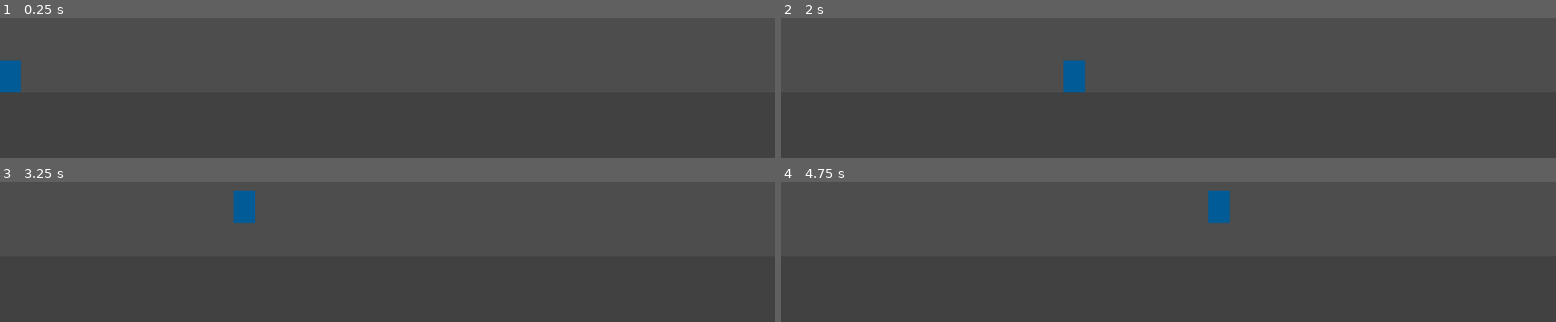
Above: before the commit, frames 1-4 (two rows, left to right).
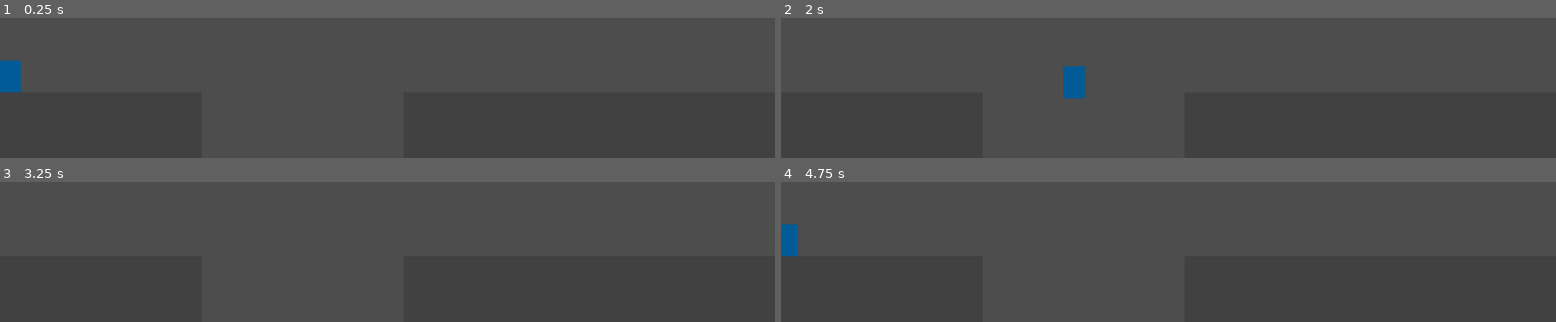
Above: after the commit, the same moments.

Repository: carlomontoyaph/platformer
Game: Godot game, scene res://scenes/main.tscn
The game is run twice, just before and just after one commit, with the same random seed, the same clock (stepped at 60 frames per second) and the same inputs.
Inputs:
- Up to frame 1 (0.25 s): no input
- Up to frame 2 (2 s): tap Enter at 0.5 s; hold D (move_right) from 0.53 s (still down); tap Space (jump) at 0.6, 0.77, 1.07, 1.35, 1.52, 1.82 s
- Up to frame 3 (3.25 s): release D (move_right) at 2.03 s; hold A (move_left) 2.03-2.78 s; tap Space (jump) at 2.1, 2.85, 3.02 s; hold D (move_right) from 2.78 s (still down)
- Up to frame 4 (4.75 s): tap Space (jump) at 3.32, 3.6, 3.77, 4.07, 4.35, 4.52 s; release D (move_right) at 4.28 s; hold A (move_left) from 4.28 s (still down)

The runs differ from the first frame. In frame 2, 0.3% of the frame differs, in the area x 36-40%, y 30-58%; in frame 3, 0.6%; in frame 4, 1.2%, in the area x 0-58%, y 6-54%.

Commit message:
Add coyote jump, jump buffer, and player reset on fall

Diff:
--- a/scenes/main.tscn
+++ b/scenes/main.tscn
@@ -8,10 +8,12 @@
 [node name="Main" type="Node2D" unique_id=467222496]
 
 [node name="Ground" type="StaticBody2D" parent="." unique_id=688083188]
-position = Vector2(600, 600)
+position = Vector2(-300, 600)
+metadata/_edit_group_ = true
 
 [node name="CollisionShape2D" type="CollisionShape2D" parent="Ground" unique_id=147834379]
 shape = SubResource("RectangleShape2D_sgp6g")
+metadata/_edit_lock_ = true
 
 [node name="ColorRect" type="ColorRect" parent="Ground" unique_id=1200443815]
 anchors_preset = 8
@@ -26,6 +28,29 @@
 grow_horizontal = 2
 grow_vertical = 2
 color = Color(0.25490198, 0.25490198, 0.25490198, 1)
+metadata/_edit_lock_ = true
+
+[node name="Ground2" type="StaticBody2D" parent="." unique_id=649129696]
+position = Vector2(1200, 600)
+
+[node name="CollisionShape2D" type="CollisionShape2D" parent="Ground2" unique_id=1908008534]
+shape = SubResource("RectangleShape2D_sgp6g")
+metadata/_edit_lock_ = true
+
+[node name="ColorRect" type="ColorRect" parent="Ground2" unique_id=1515557318]
+anchors_preset = 8
+anchor_left = 0.5
+anchor_top = 0.5
+anchor_right = 0.5
+anchor_bottom = 0.5
+offset_left = -600.0
+offset_top = -50.0
+offset_right = 600.0
+offset_bottom = 50.0
+grow_horizontal = 2
+grow_vertical = 2
+color = Color(0.25490198, 0.25490198, 0.25490198, 1)
+metadata/_edit_lock_ = true
 
 [node name="Player" parent="." unique_id=1811485037 instance=ExtResource("1_o5qli")]
 position = Vector2(15, 526)
--- a/scripts/player.gd
+++ b/scripts/player.gd
@@ -1,20 +1,45 @@
 extends CharacterBody2D
 
 # Movement tuning
-@export var acceleration := 1500.0
-@export var air_acceleration := 800.0
-@export var friction := 1800.0
-@export var jump_velocity := -500.0
-@export var speed := 300.0
+@export var acceleration := 1500.0  # Ground acceleration rate
+@export var air_acceleration := 800.0  # Air acceleration rate
+@export var coyote_time := 0.15  # Grace period for jumping after leaving floor
+@export var friction := 1800.0  # Deceleration rate on ground
+@export var jump_buffer_time := 0.15  # Grace period for buffered jump input
+@export var jump_velocity := -500.0  # Initial upward velocity for jump
+@export var speed := 300.0  # Maximum horizontal movement speed
+@export var fall_death_threshold := 1000.0  # Y position where player resets
+@export var reset_delay := 2.0  # Delay before resetting after falling
+
+var coyote_timer = 0.0  # Countdown timer for coyote window
+var fall_timer = 0.0  # Countdown timer for fall reset
+var jump_buffer_timer = 0.0  # Countdown timer for jump buffer window
+var spawn_position: Vector2  # Player's starting position
+
+
+func _ready() -> void:
+	spawn_position = position
 
 func _physics_process(delta: float) -> void:
-	# Apply gravity when airborne
-	if not is_on_floor():
+	# Buffer jump input for a short window
+	if Input.is_action_just_pressed("jump"):
+		jump_buffer_timer = jump_buffer_time
+
+	coyote_timer -= delta
+	jump_buffer_timer -= delta
+
+	# Reset coyote timer when grounded, otherwise apply gravity
+	if is_on_floor():
+		coyote_timer = coyote_time
+
+	else:
 		velocity += get_gravity() * delta
 
-	# Jump when input is pressed and player is grounded
-	if Input.is_action_just_pressed("jump") and is_on_floor():
+	# Perform jump if buffered input is available and within coyote window
+	if jump_buffer_timer > 0 and coyote_timer > 0:
 		velocity.y = jump_velocity
+		jump_buffer_timer = 0
+		coyote_timer = 0
 
 	# Cut jump short if player releases jump while ascending
 	if Input.is_action_just_released("jump") and velocity.y < 0:
@@ -41,3 +66,13 @@
 
 	# Apply velocity and handle collisions
 	move_and_slide()
+
+	# Detect falling off and reset after delay
+	if position.y > fall_death_threshold:
+		fall_timer += delta
+		if fall_timer >= reset_delay:
+			position = spawn_position
+			velocity = Vector2.ZERO
+			fall_timer = 0.0
+	elif fall_timer > 0:
+		fall_timer = 0.0
